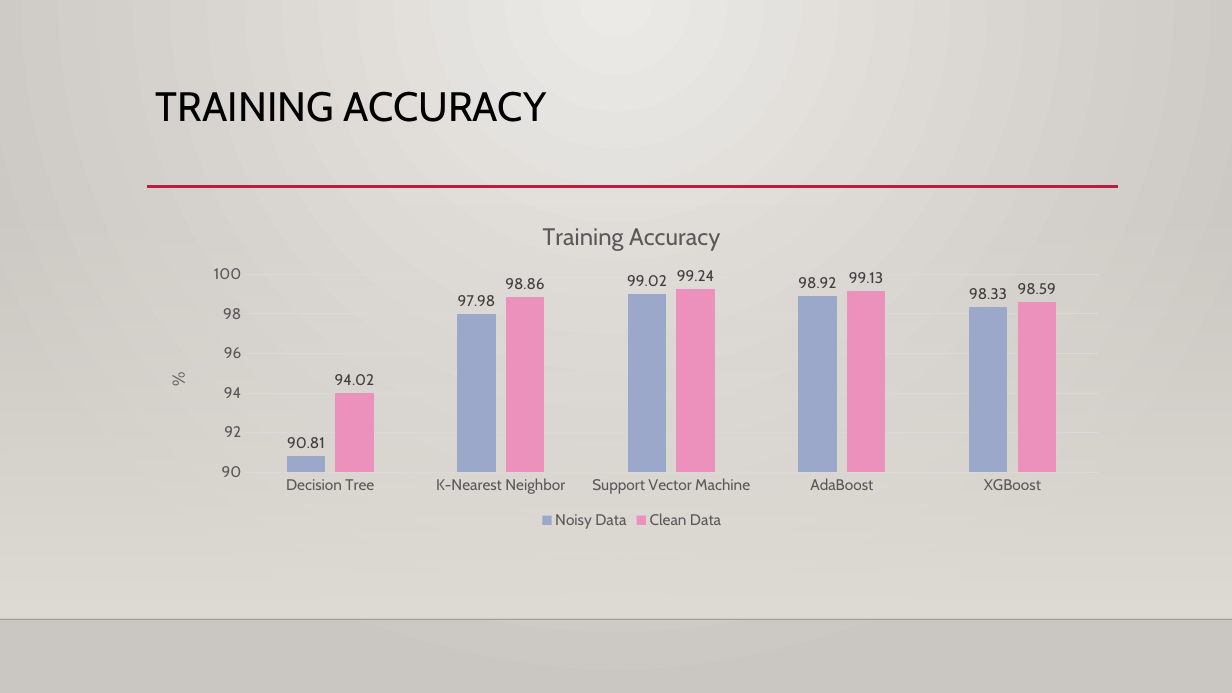
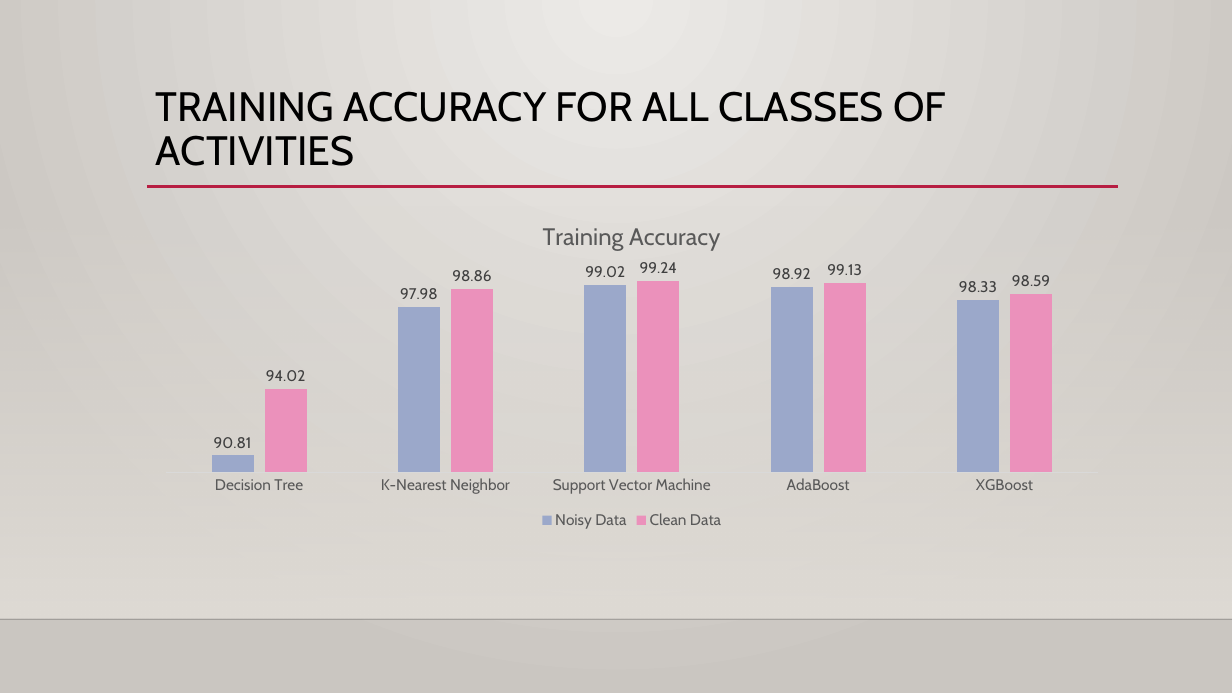
Before and after one commit to pgupta88/Springboard, a slide deck: slide 10 of Capstone_Two/Project Documentation/Technical Presentation.pptx (slide 8 before the commit). Drawn at 1232x693 pixels with LibreOffice and Linux fonts; fonts in the diff are those of the drawing; background and template pictures are left out. Boxes give left, top, right and bottom in pixels: in the first picture for what was removed or moved away, otherwise in the second. Text is boxed around its words. In the diff, an @@ line names an element or a change of style, - is before the commit and + after.

```diff
--- a/Capstone_Two/Project Documentation/Technical Presentation.pptx
+++ b/Capstone_Two/Project Documentation/Technical Presentation.pptx
@@ title at [156,91,946,166]: text changed @@
-TRAINING ACCURACY
+TRAINING ACCURACY FOR ALL CLASSES OF ACTIVITIES
@@ column chart at [147,203,1117,533] @@
@@ value axis title "% " to "" @@
@@ value axis changed @@
```
Also in this commit, not shown: 5 other slides changed, 5 slides added, 4 slides removed.
